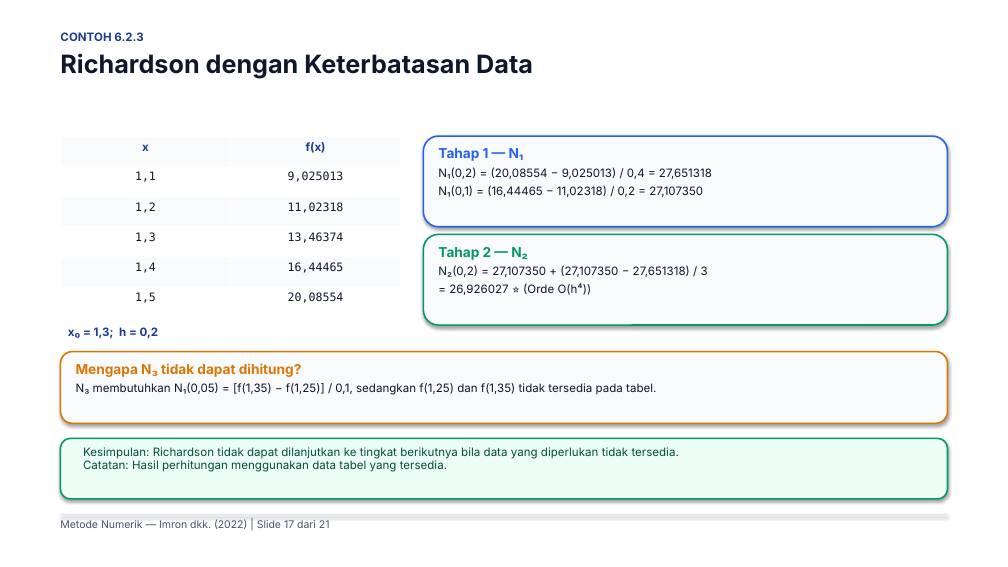
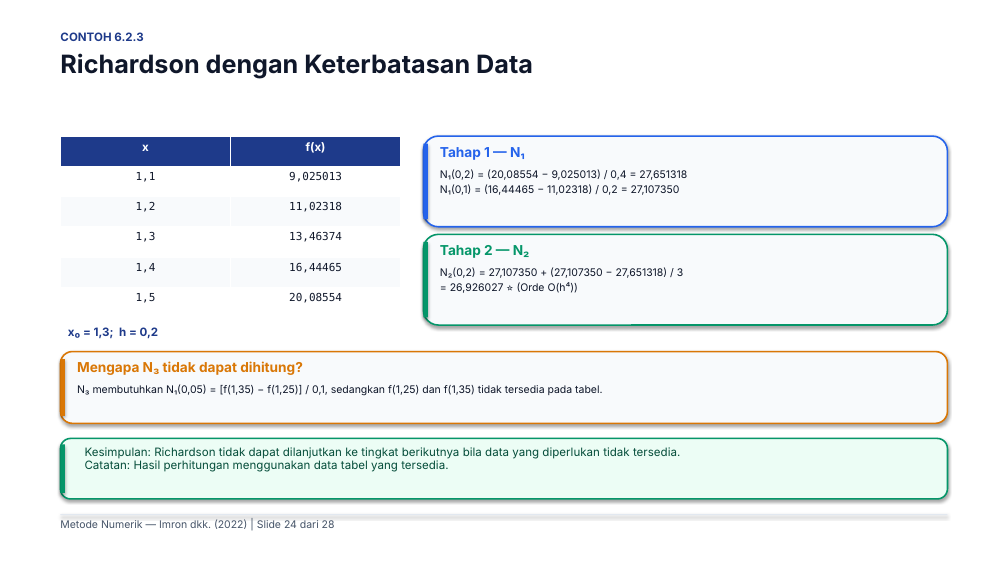
Before and after one commit to Moreyartea/Diferensiasi-Numerik, a slide deck: slide 24 of Diferensiasi_Numerik.pptx (slide 17 before the commit). Drawn at 1008x567 pixels with LibreOffice and Linux fonts; fonts in the diff are those of the drawing. Boxes give left, top, right and bottom in pixels: in the first picture for what was removed or moved away, otherwise in the second. Text is boxed around its words. In the diff, an @@ line names an element or a change of style, - is before the commit and + after.

```diff
--- a/Diferensiasi_Numerik.pptx
+++ b/Diferensiasi_Numerik.pptx
@@ table at (x1=60, y1=136, x2=401, y2=318) @@
@@ fill #F8FAFC to #1E3A8A in row 1 @@
@@ text colour #1E3A8A to #FFFFFF in "x", "f(x)" @@
@@ size 11 to 10.5 pt @@
@@ rectangle added at (x1=423, y1=144, x2=428, y2=219), fill #2563EB @@
@@ text at (x1=438, y1=148, x2=524, y2=161): paragraph removed @@
-Tahap 1 — N₁
@@ text added at (x1=440, y1=147, x2=525, y2=160), 13 pt, text #2563EB, bold @@
+Tahap 1 — N₁
@@ text "N₁(0,2) = (20,08554 − 9,025013) ..." moved from (x1=438, y1=148, x2=712, y2=197) to (x1=440, y1=169, x2=687, y2=195) @@
@@ rectangle added at (x1=423, y1=242, x2=428, y2=318), fill #059669 @@
@@ text at (x1=438, y1=247, x2=528, y2=260): paragraph removed @@
-Tahap 2 — N₂
@@ size 11 to 10 pt; less space between paragraphs in 3 elements at (x1=440, y1=169, x2=687, y2=195), (x1=77, y1=385, x2=602, y2=396), (x1=440, y1=267, x2=683, y2=293) @@
@@ text "N₂(0,2) = 27,107350 + (27,107350 ..." moved from (x1=438, y1=247, x2=708, y2=295) to (x1=440, y1=267, x2=683, y2=293) @@
@@ text added at (x1=440, y1=245, x2=530, y2=258), 13 pt, text #059669, bold @@
+Tahap 2 — N₂
@@ rectangle added at (x1=60, y1=359, x2=65, y2=416), fill #D97706 @@
@@ text at (x1=76, y1=363, x2=302, y2=377): paragraph removed @@
-Mengapa N₃ tidak dapat dihitung?
@@ text "N₃ membutuhkan N₁(0,05) = [f(1,35) ..." moved from (x1=76, y1=363, x2=656, y2=395) to (x1=77, y1=385, x2=602, y2=396) @@
@@ text added at (x1=77, y1=361, x2=303, y2=375), 13 pt, text #D97706, bold @@
+Mengapa N₃ tidak dapat dihitung?
@@ rectangle added at (x1=60, y1=445, x2=65, y2=493), fill #059669 @@
@@ text at (x1=60, y1=519, x2=335, y2=529): text changed @@
-Metode Numerik — Imron dkk. (2022) | Slide 17 dari 21
+Metode Numerik — Imron dkk. (2022) | Slide 24 dari 28
```
Also in this commit, not shown: 17 other slides changed, 10 slides added, 3 slides removed, 6 other files.
